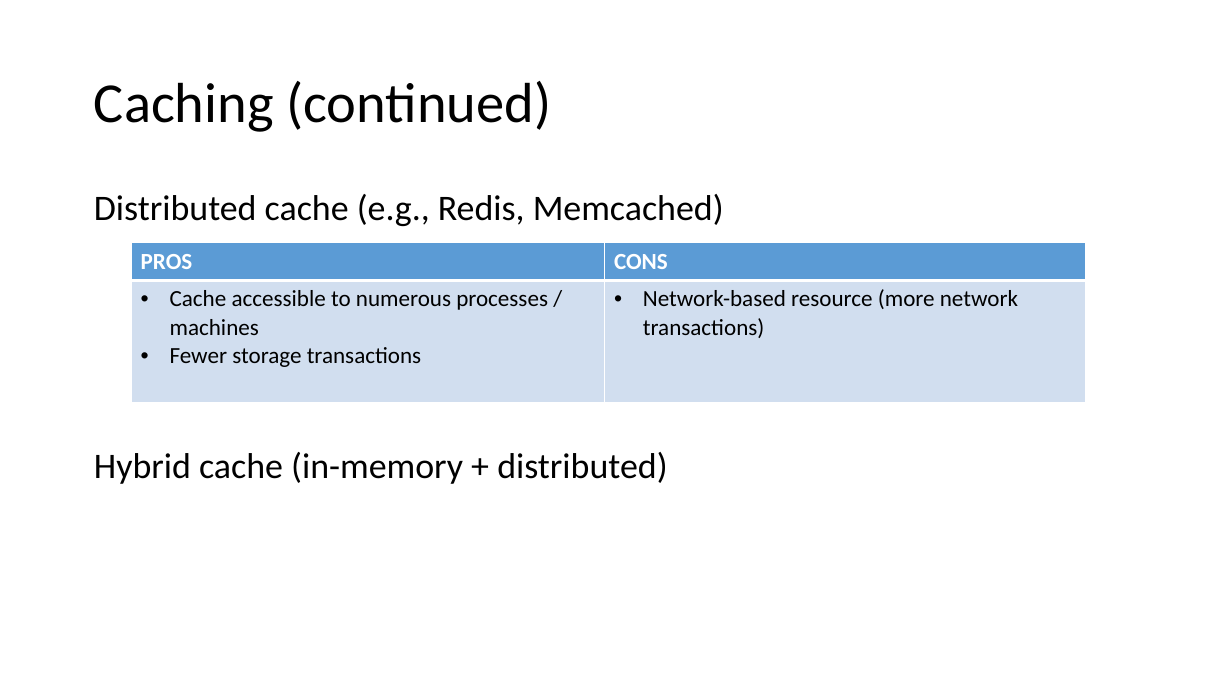
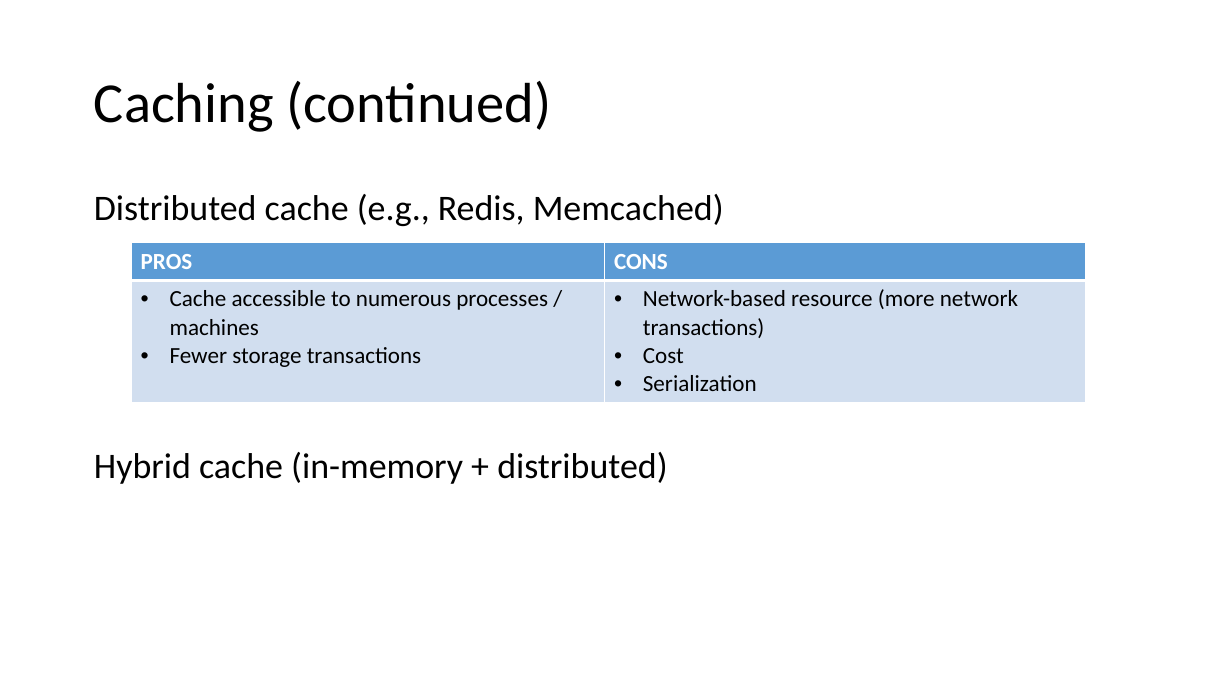
Before and after one commit to mark-doyle/dal-cs-sig, a slide deck: slide 6 of RealWorldScalability/Real World Scalability.pptx. Drawn at 1232x693 pixels with LibreOffice and Linux fonts; fonts in the diff are those of the drawing. Boxes give left, top, right and bottom in pixels: in the first picture for what was removed or moved away, otherwise in the second. Text is boxed around its words. In the diff, an @@ line names an element or a change of style, - is before the commit and + after.

```diff
--- a/RealWorldScalability/Real World Scalability.pptx
+++ b/RealWorldScalability/Real World Scalability.pptx
@@ table at (131,243,1085,401) @@
-row 2, column 2: Network-based resource (more network transactions)
+row 2, column 2: Network-based resource (more network transactions) / Cost / Serialization
```
Also in this commit, not shown: 7 other slides changed, 2 other files.
